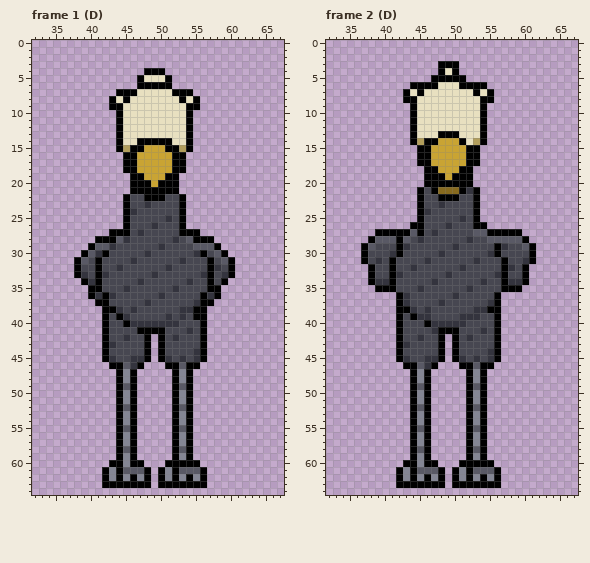
Edited in one commit: pixel-art file (assets/enemies/75_makalala.aseprite). The first picture shows the starting point.
98x65 pixels, 25 frames. Shown: frame 1 (D): x 32..67, y 0..64; frame 2 (D): x 32..67, y 0..64. The commit also changed other frames, which this record leaves out.
The result:
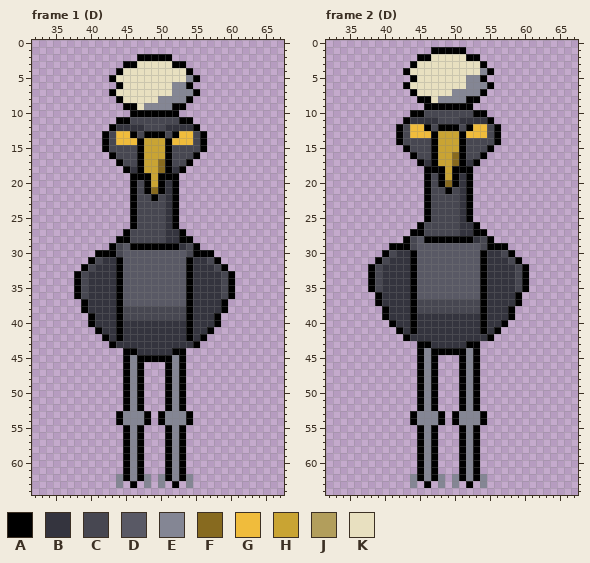
Palette (. is transparent): A #000000  B #34343e  C #474751  D #595965  E #848694  F #876a1f  G #f0bc3c  H #c9a433  J #b29e5c  K #e8e0c0
Changes in this commit:
--- frame 1 (D)
@@ x 32..67 @@
  1 ....................................
- 2 ....................................
- 3 ....................................
- 4 ................AAA.................
- 5 ...............AKKKA................
- 6 ...............AAAAA................
- 7 ............AAAKKKKKAAA.............
- 8 ...........AKAKKKKKKKAKA............
- 9 ...........AAKKKKKKKKKAA............
-10 ............AKKKKKKKKKA.............
-11 ............AKKKKKKKKKA.............
-12 ............AKKKKKKKKKA.............
-13 ............AKKKKKKKKKA.............
-14 ............AKKAAAAAKKA.............
-15 ............AJAAHHHAAJA.............
-16 .............AAHHHHHAA..............
-17 .............AAHHHHHAA..............
-18 .............AAHHHHHAA..............
-19 ..............AAHHHAA...............
-20 ..............AAAHAAA...............
-21 ..............AAAAAAA...............
-22 .............ACCAAACCA..............
-23 .............ACCBCCCCA..............
-24 .............ABCCCCCCA..............
-25 .............ACCCCCBCA..............
-26 .............ACCCBCCCA..............
-27 ...........AAACBCCCCCAAA............
-28 .........AAADBCCCCCCBCDAAA..........
-29 ........ADDBCCCCCCBCCCCDDDA.........
-30 .......ADBACCCCCBCCCCCCBACDA........
-31 ......ADCACCCCBCCCCCCBCCCACDA.......
-32 ......ACCACCBCCCCCCBCCCCCABCA.......
-33 ......ABCABCCCCCCBCCCCCCBACBA.......
-34 .......ABACCCCCBCCCCCCBCCACA........
-35 ........AACCCBCCCCCCBCCCCAA.........
-36 ........ABABCCCCCCBCCCCCABA.........
-37 .........AACCCCCBCCCCCCBAA..........
-38 ..........AABCBCCCCCCBBAA...........
-39 ..........ACABCCCCCBCBCAA...........
-40 ..........ACCABBBBBBBCCCA...........
-41 ..........ACCCCAAAACCCBCA...........
-42 ..........ACCBCCA.ACBCCCA...........
-43 ..........ABCCCCA.ACCCCCA...........
-44 ..........ACCCCCA.ACCCCBA...........
-45 ..........ABCCBBA.ABCBCBA...........
-46 ...........AADBA...AADAA............
-47 ............AEA.....AEA.............
-48 ............AEA.....AEA.............
-49 ............ADA.....ADA.............
-50 ............AEA.....AEA.............
-51 ............AEA.....AEA.............
-52 ............ADA.....ADA.............
-53 ............AEA.....AEA.............
-54 ............AEA.....AEA.............
-55 ............ADA.....ADA.............
-56 ............AEA.....AEA.............
-57 ............AEA.....AEA.............
-58 ............ADA.....ADA.............
-59 ............AEA.....AEA.............
-60 ...........AAEAA...AAAAA............
-61 ..........AEADDDA.AEADDDA...........
-62 ..........AEAEAEA.AEAEAEA...........
-63 ..........AAAAAAA.AAAAAAA...........
+ 2 ...............AAAAA................
+ 3 .............AAKKKKKAA..............
+ 4 ............AKKKKKKKKKA.............
+ 5 ...........AKKKKKKKKKKEA............
+ 6 ............AKKKKKKKEEA.............
+ 7 ...........AKKKKKKKKEEEA............
+ 8 ............AKKKKKEEEEA.............
+ 9 .............AAKEEEEAA..............
+10 ..............AAAAAAA...............
+11 ............AACCCCCCCAA.............
+12 ...........ABBBBCCCBBBBA............
+13 ..........ACGGACAAACAGGCA...........
+14 ..........ACGGGAHHHAGGGCA...........
+15 ..........ACCCCAHHHACCCCA...........
+16 ...........ACCCAHHHACCCA............
+17 ............ACCAHHFACCA.............
+18 .............ABAHHFABA..............
+19 ..............AAAHAAA...............
+20 ..............ACAHABA...............
+21 ..............ACAFABA...............
+22 ..............ACCACBA...............
+23 ..............ACCCCBA...............
+24 ..............ACCCCBA...............
+25 ..............ACCCCBA...............
+26 ..............ACCCCBA...............
+27 .............ACCCCCBBA..............
+28 ............AACCCCCBBAA.............
+29 ...........ACDAAAAAAABCA............
+30 .........AAACDDDDDDDDDCAAA..........
+31 ........ACBBADDDDDDDDDABBCA.........
+32 .......ACBBBADDDDDDDDDABBBCA........
+33 ......ACBBBBADDDDDDDDDABBBBCA.......
+34 ......ACBBBBADDDDDDDDDABBBBCA.......
+35 ......ACBBBBADDDDDDDDDABBBBCA.......
+36 ......ACBBBBADDDDDDDDDABBBBCA.......
+37 .......ABBBBADDDDDDDDDABBBBA........
+38 .......ABBBBACCCCCCCCCABBBBA........
+39 ........ABBBACCCCCCCCCABBBA.........
+40 ........ABBBABBBBBBBBBABBBA.........
+41 .........ABBABBBBBBBBBABBA..........
+42 ..........ABABBBBBBBBBABA...........
+43 ...........ABBBBBBBBBBBA............
+44 .............AABBBBBAA..............
+45 .............AEAAAAAEA..............
+46 .............AEA...AEA..............
+47 .............AEA...AEA..............
+48 .............AEA...AEA..............
+49 .............AEA...AEA..............
+50 .............AEA...AEA..............
+51 .............AEA...AEA..............
+52 .............AEA...AEA..............
+53 ............AEEEA.AEEEA.............
+54 ............AEEEA.AEEEA.............
+55 .............AEA...AEA..............
+56 .............AEA...AEA..............
+57 .............AEA...AEA..............
+58 .............AEA...AEA..............
+59 .............AEA...AEA..............
+60 .............AEA...AEA..............
+61 .............AEA...AEA..............
+62 ............EAEAE.EAEAE.............
+63 ............E.A.E.E.A.E.............
 64 ....................................
--- frame 2 (D)
@@ x 32..67 @@
  0 ....................................
- 1 ....................................
- 2 ....................................
- 3 ................AAA.................
- 4 ................AKA.................
- 5 ...............AAAAA................
- 6 ............AAAAKKKAAAA.............
- 7 ...........AKAKKKKKKKAKA............
- 8 ...........AAKKKKKKKKKAA............
- 9 ............AKKKKKKKKKA.............
-10 ............AKKKKKKKKKA.............
-11 ............AKKKKKKKKKA.............
-12 ............AKKKKKKKKKA.............
-13 ............AKKKAAAKKKA.............
-14 ............AJAAHHHAKJA.............
-15 .............AAHHHHHAA..............
-16 .............AAHHHHHAA..............
-17 .............AAHHHHHAA..............
-18 ..............AAHHHAA...............
-19 ..............AAAHAAA...............
-20 ..............AAAAAAA...............
-21 .............ACAFFFABA..............
-22 .............ACCAAACCA..............
-23 .............ACCBCCCCA..............
-24 .............ABCCCCCCA..............
-25 .............ACCCCCBCA..............
-26 ............AACCCBCCCAA.............
-27 .......AAAAADACBCCCCCDDAAAAA........
-28 ......ADDDADCBCCCCCCBCCDDDDDA.......
-29 .....ADCCCABCCCCCCBCCCCCABCCDA......
-30 .....ACCCBACCCCCBCCCCCCBACCCCA......
-31 .....ACBCACCCCBCCCCCCBCCCACCBA......
-32 ......ACCACCBCCCCCCBCCCCCABCA.......
-33 ......ACCABCCCCCCBCCCCCCBACCA.......
-34 ......ABBACCCCCBCCCCCCBCCABBA.......
-35 .......AAACCCBCCCCCCBCCCCAAA........
-36 ..........ABCCCCCCBCCCCCA...........
-37 ..........ABCCCCBCCCCCCBA...........
-38 ..........AABCBCCCCCCBBAA...........
-39 ..........ACABBCCCCBBBCCA...........
-40 ..........ACCCABBBBBCCCCA...........
-41 ..........ACCCCBAAACCCBCA...........
-42 ..........ACCBCCA.ACBCCCA...........
-43 ..........ABCCCCA.ACCCCCA...........
-44 ..........ACCCCCA.ACCCCBA...........
-45 ..........ABCCBBA.ABCBCBA...........
-46 ...........AADBA...AADAA............
-47 ............AEA.....AEA.............
-48 ............AEA.....AEA.............
-49 ............ADA.....ADA.............
-50 ............AEA.....AEA.............
-51 ............AEA.....AEA.............
-52 ............ADA.....ADA.............
-53 ............AEA.....AEA.............
-54 ............AEA.....AEA.............
-55 ............ADA.....ADA.............
-56 ............AEA.....AEA.............
-57 ............AEA.....AEA.............
-58 ............ADA.....ADA.............
-59 ............AEA.....AEA.............
-60 ...........AAEAA...AAAAA............
-61 ..........AEADDDA.AEADDDA...........
-62 ..........AEAEAEA.AEAEAEA...........
-63 ..........AAAAAAA.AAAAAAA...........
+ 1 ...............AAAAA................
+ 2 .............AAKKKKKAA..............
+ 3 ............AKKKKKKKKKA.............
+ 4 ...........AKKKKKKKKKKEA............
+ 5 ............AKKKKKKKEEA.............
+ 6 ...........AKKKKKKKKEEEA............
+ 7 ............AKKKKKEEEEA.............
+ 8 .............AAKEEEEAA..............
+ 9 ..............AAAAAAA...............
+10 ............AACCCCCCCAA.............
+11 ...........ABBBBCCCBBBBA............
+12 ..........ACGGACAAACAGGCA...........
+13 ..........ACGGGAHHHAGGGCA...........
+14 ..........ACCCCAHHHACCCCA...........
+15 ...........ACCCAHHHACCCA............
+16 ............ACCAHHFACCA.............
+17 .............ABAHHFABA..............
+18 ..............AAAHAAA...............
+19 ..............ACAHABA...............
+20 ..............ACAFABA...............
+21 ..............ACCACBA...............
+22 ..............ACCCCBA...............
+23 ..............ACCCCBA...............
+24 ..............ACCCCBA...............
+25 ..............ACCCCBA...............
+26 .............ACCCCCBBA..............
+27 ............AACCCCCBBAA.............
+28 ...........ACDAAAAAAABCA............
+29 .........AAACDDDDDDDDDCAAA..........
+30 ........ACBBADDDDDDDDDABBCA.........
+31 .......ACBBBADDDDDDDDDABBBCA........
+32 ......ACBBBBADDDDDDDDDABBBBCA.......
+33 ......ACBBBBADDDDDDDDDABBBBCA.......
+34 ......ACBBBBADDDDDDDDDABBBBCA.......
+35 ......ACBBBBADDDDDDDDDABBBBCA.......
+36 .......ABBBBADDDDDDDDDABBBBA........
+37 .......ABBBBACCCCCCCCCABBBBA........
+38 ........ABBBACCCCCCCCCABBBA.........
+39 ........ABBBABBBBBBBBBABBBA.........
+40 .........ABBABBBBBBBBBABBA..........
+41 ..........ABABBBBBBBBBABA...........
+42 ...........ABBBBBBBBBBBA............
+43 .............AABBBBBAA..............
+44 .............AEAAAAAEA..............
+45 .............AEA...AEA..............
+46 .............AEA...AEA..............
+47 .............AEA...AEA..............
+48 .............AEA...AEA..............
+49 .............AEA...AEA..............
+50 .............AEA...AEA..............
+51 .............AEA...AEA..............
+52 .............AEA...AEA..............
+53 ............AEEEA.AEEEA.............
+54 ............AEEEA.AEEEA.............
+55 .............AEA...AEA..............
+56 .............AEA...AEA..............
+57 .............AEA...AEA..............
+58 .............AEA...AEA..............
+59 .............AEA...AEA..............
+60 .............AEA...AEA..............
+61 .............AEA...AEA..............
+62 ............EAEAE.EAEAE.............
+63 ............E.A.E.E.A.E.............
 64 ....................................
Pixel boxes of the changes (left, top, right, bottom) in both pictures:
changed: (74, 54, 235, 488)
changed: (361, 47, 536, 488)
